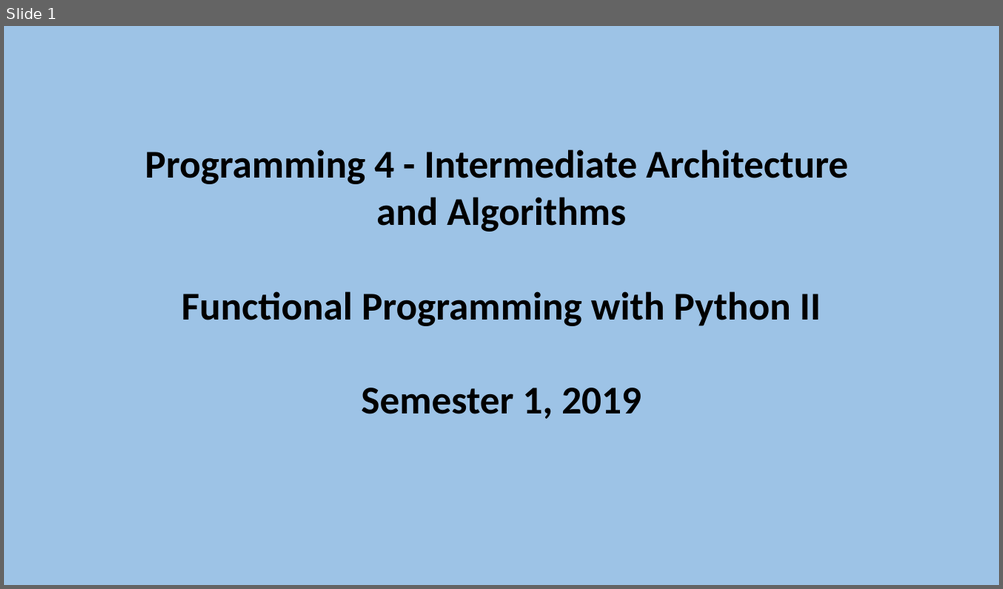
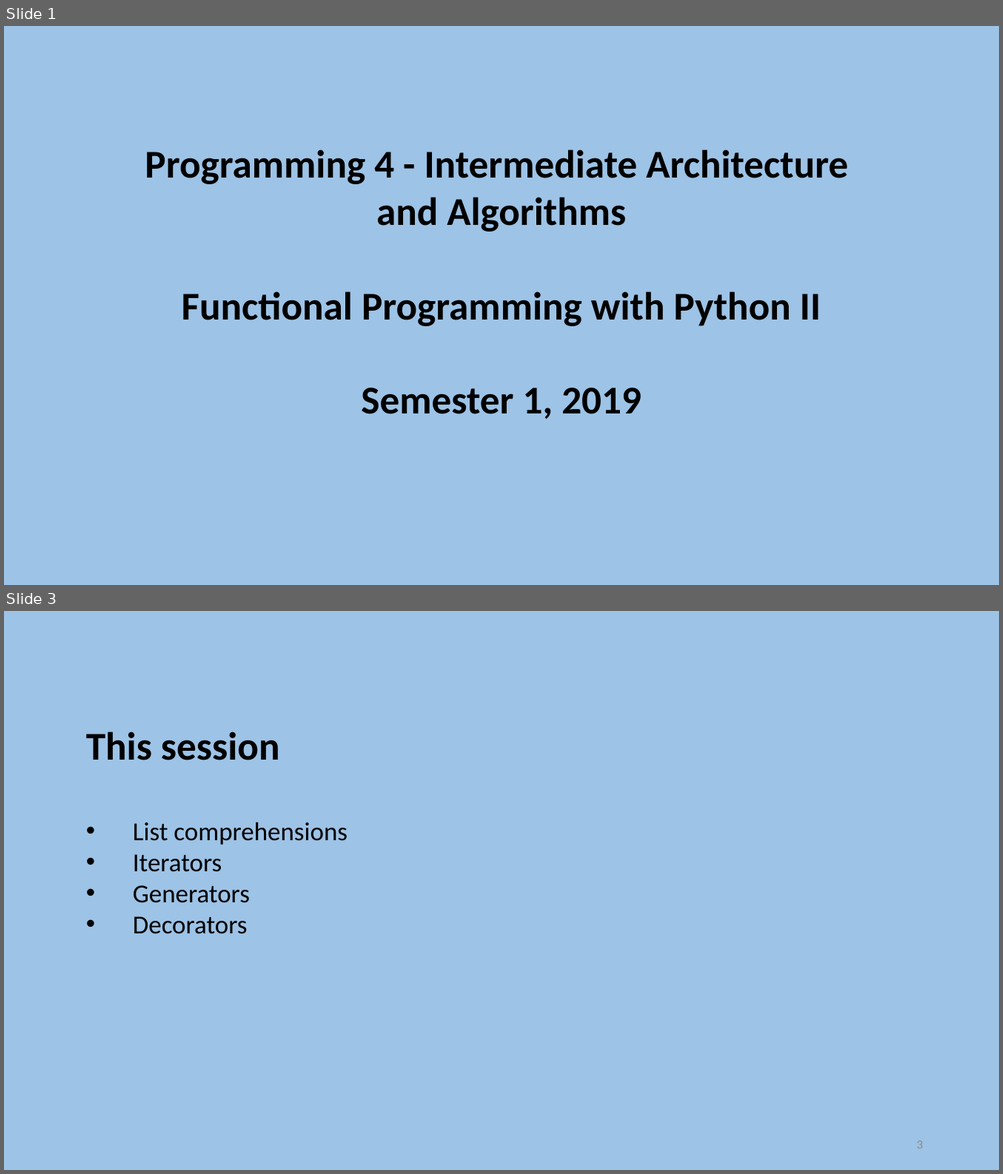
Before and after one commit to szetko/course-materials, a slide deck: Programming 4/Week 12/S2. Functional Programming with Python II.pptx. Shown one above the other, each under a label of ours: slide 1 before the commit, slides 1 and 3 after it; the slides between them are not shown. The pictures are 1003x589 and 1003x1174 pixels, drawn with LibreOffice and Linux fonts; fonts in the diff are those of the drawing. Boxes give left, top, right and bottom in pixels: in the first picture for what was removed or moved away, otherwise in the second. Text is boxed around its words. In the diff, an @@ line names an element or a change of style, - is before the commit and + after.

```diff
--- a/Programming 4/Week 12/S2. Functional Programming with Python II.pptx
+++ b/Programming 4/Week 12/S2. Functional Programming with Python II.pptx
@@ slide 3 added at (4, 611, 999, 1170), background #9DC3E6 @@
@@ text added at (86, 732, 347, 934), 25 pt, text #000000 @@
+This session
+    • List comprehensions
+    • Iterators
+    • Generators
+    • Decorators
@@ page number added at (916, 1141, 922, 1149), 12 pt, text #8C8C8C @@
+3
```
Also in this commit, not shown: 23 other slides added, 1 other file.
